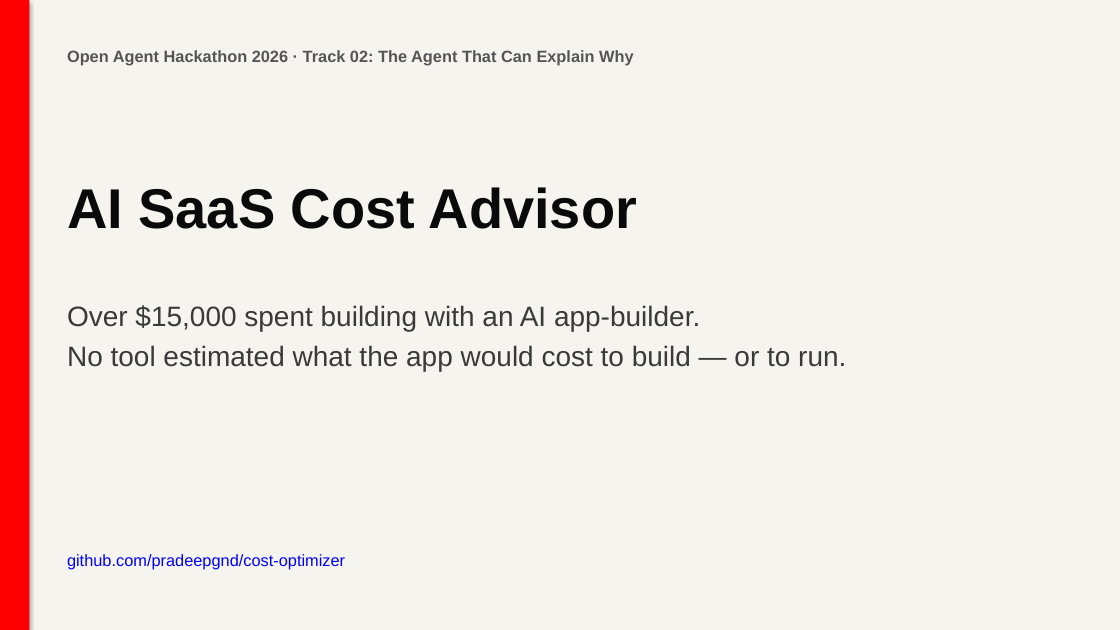
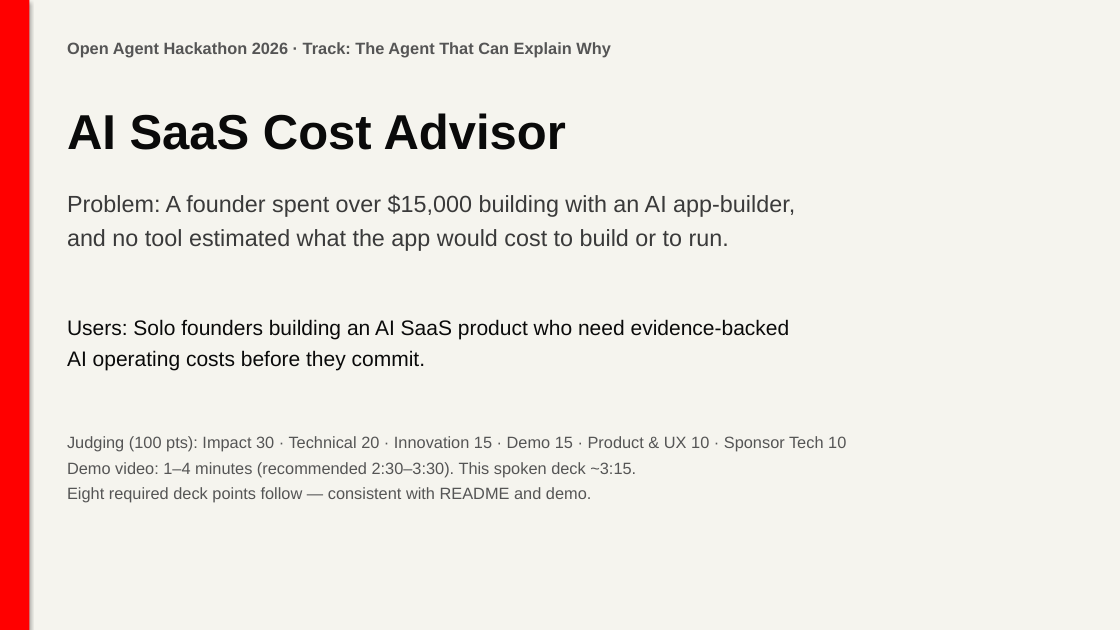
Before and after one commit to pradeepgnd/cost-optimizer, a slide deck: slide 1 of docs/hackathon-deck.pptx. Drawn at 1120x630 pixels with LibreOffice and Linux fonts; fonts in the diff are those of the drawing. Boxes give left, top, right and bottom in pixels: in the first picture for what was removed or moved away, otherwise in the second. Text is boxed around its words. In the diff, an @@ line names an element or a change of style, - is before the commit and + after.

```diff
--- a/docs/hackathon-deck.pptx
+++ b/docs/hackathon-deck.pptx
@@ text at box(67, 42, 611, 57): text changed @@
-Open Agent Hackathon 2026 · Track 02: The Agent That Can Explain Why
+Open Agent Hackathon 2026 · Track: The Agent That Can Explain Why
@@ text "AI SaaS Cost Advisor": place and size @@
-text "AI SaaS Cost Advisor" at box(67, 187, 637, 229)
+text "AI SaaS Cost Advisor" at box(67, 113, 566, 150)
@@ text "AI SaaS Cost Advisor" at box(67, 113, 566, 150): size 48 to 42 pt; less space between paragraphs @@
@@ text at box(67, 194, 795, 251): text changed; size 24 to 20 pt @@
-Over $15,000 spent building with an AI app-builder.
-No tool estimated what the app would cost to build — or to run.
+Problem: A founder spent over $15,000 building with an AI app-builder,
+and no tool estimated what the app would cost to build or to run.
@@ text added at box(67, 319, 790, 371), 18 pt, text #0A0A0A @@
+Users: Solo founders building an AI SaaS product who need evidence-backed
+AI operating costs before they commit.
@@ text added at box(67, 436, 846, 503), 14 pt, text #555555 @@
+Judging (100 pts): Impact 30 · Technical 20 · Innovation 15 · Demo 15 · Product & UX 10 · Sponsor Tech 10
+Demo video: 1–4 minutes (recommended 2:30–3:30). This spoken deck ~3:15.
+Eight required deck points follow — consistent with README and demo.
@@ text removed at box(67, 554, 345, 570) @@
-github.com/pradeepgnd/cost-optimizer
```
Also in this commit, not shown: 1 other slide changed, 7 slides added, 7 slides removed, 1 other file.
